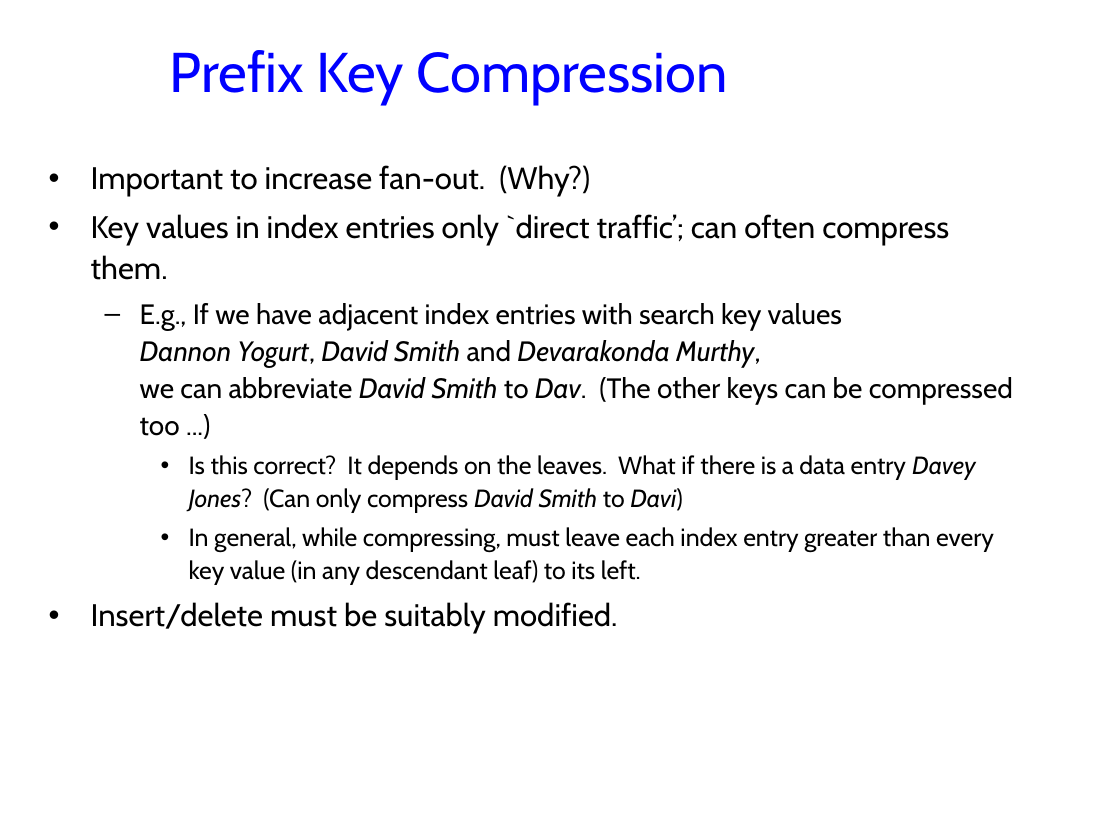
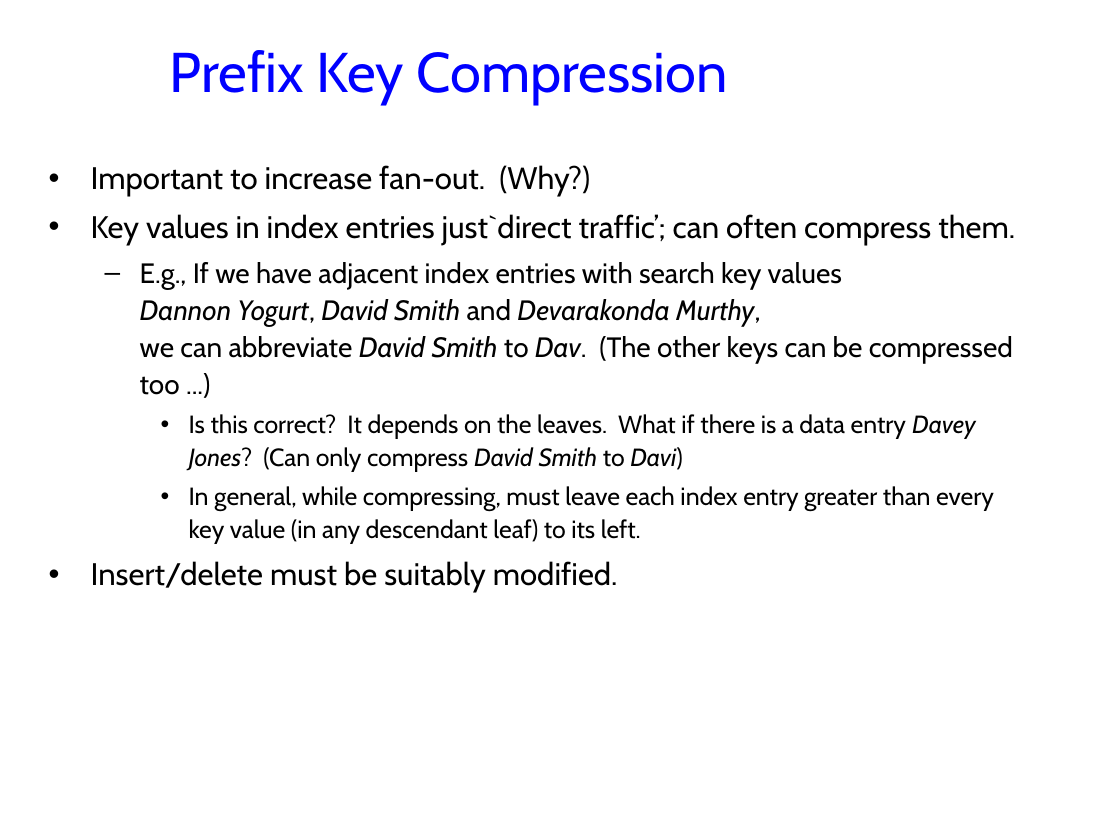
Before and after one commit to jhellerstein/cs186-09, a slide deck: slide 26 of lecs/06-TreeIndexes.ppt. Drawn at 1120x840 pixels with LibreOffice and Linux fonts; fonts in the diff are those of the drawing; background and template pictures are left out. Boxes give left, top, right and bottom in pixels: in the first picture for what was removed or moved away, otherwise in the second. Text is boxed around its words. In the diff, an @@ line names an element or a change of style, - is before the commit and + after.

```diff
--- a/lecs/06-TreeIndexes.ppt
+++ b/lecs/06-TreeIndexes.ppt
@@ text at bbox=[91, 214, 1015, 246]: text changed @@
-• Key values in index entries only `direct traffic’; can often compress them.
+• Key values in index entries just`direct traffic’; can often compress them.
```
Also in this commit, not shown: 11 other slides changed, 1 slide added, 1 slide removed, 1 other file.
